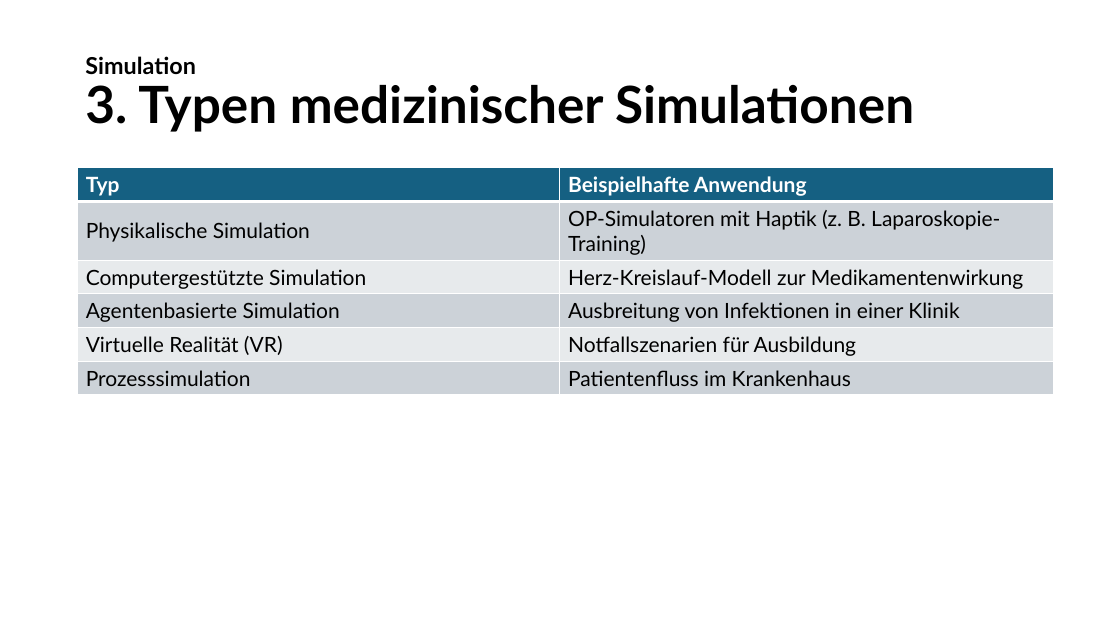
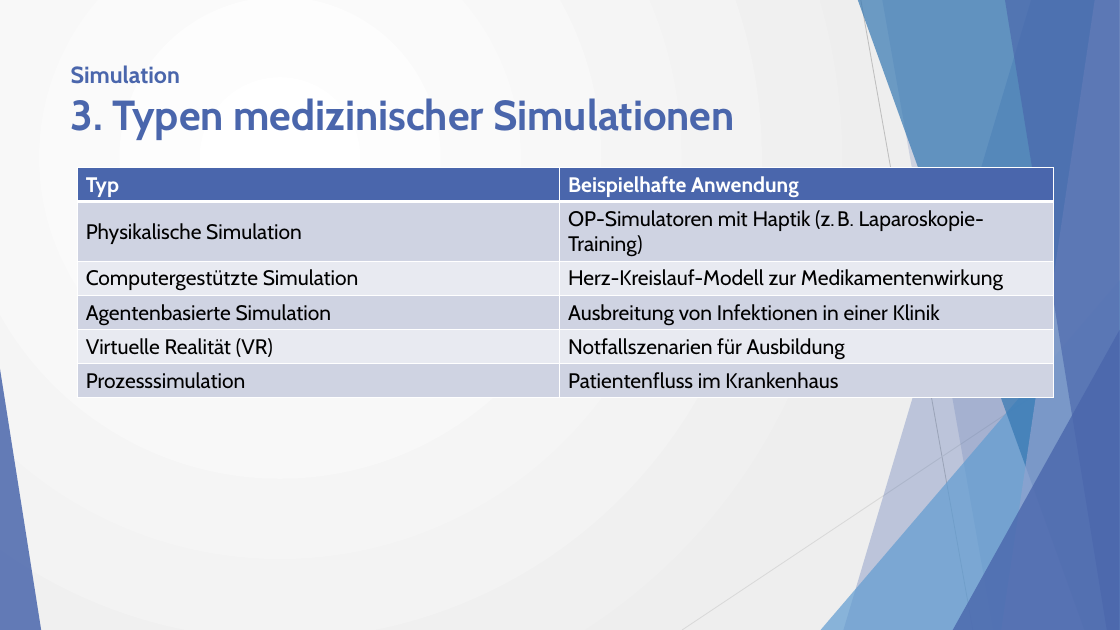
Before and after one commit to w0fl/w0fl, a slide deck: slide 14 of Simulation und Modellierung in der Medizininformatik.pptx. Drawn at 1120x630 pixels with LibreOffice and Linux fonts; fonts in the diff are those of the drawing. Boxes give left, top, right and bottom in pixels: in the first picture for what was removed or moved away, otherwise in the second. Text is boxed around its words. In the diff, an @@ line names an element or a change of style, - is before the commit and + after.

```diff
--- a/Simulation und Modellierung in der Medizininformatik.pptx
+++ b/Simulation und Modellierung in der Medizininformatik.pptx
@@ background #FFFFFF to gradient #FFFFFF to #EEEEEE @@
@@ title "Simulation 3. Typen medizinischer Simulationen": place and size @@
-title "Simulation 3. Typen medizinischer Simulationen" at (85,56,914,132)
+title "Simulation 3. Typen medizinischer Simulationen" at (71,65,734,140)
@@ title "Simulation 3. Typen medizinischer Simulationen" at (71,65,734,140): size 44 to 36 pt in "3. Typen medizinischer Simulationen"; font Lato to Cabin, text colour #000000 to #4A66AC; line spacing 0.9 to 1; vertical alignment middle to top @@
@@ table at (77,168,1054,395) @@
@@ fill #156082 to #4A66AC in row 1 @@
@@ fill #CCD2D8 to #D0D3E3 in 6 cells @@
@@ fill #E8EAED to #E9EAF1 in 4 cells @@
@@ font Lato to Cabin @@
@@ group added at (0,0,1120,630): 5 freeform shapes, 3 triangles, 2 lines @@
```
Also in this commit, not shown: 18 other slides changed.
